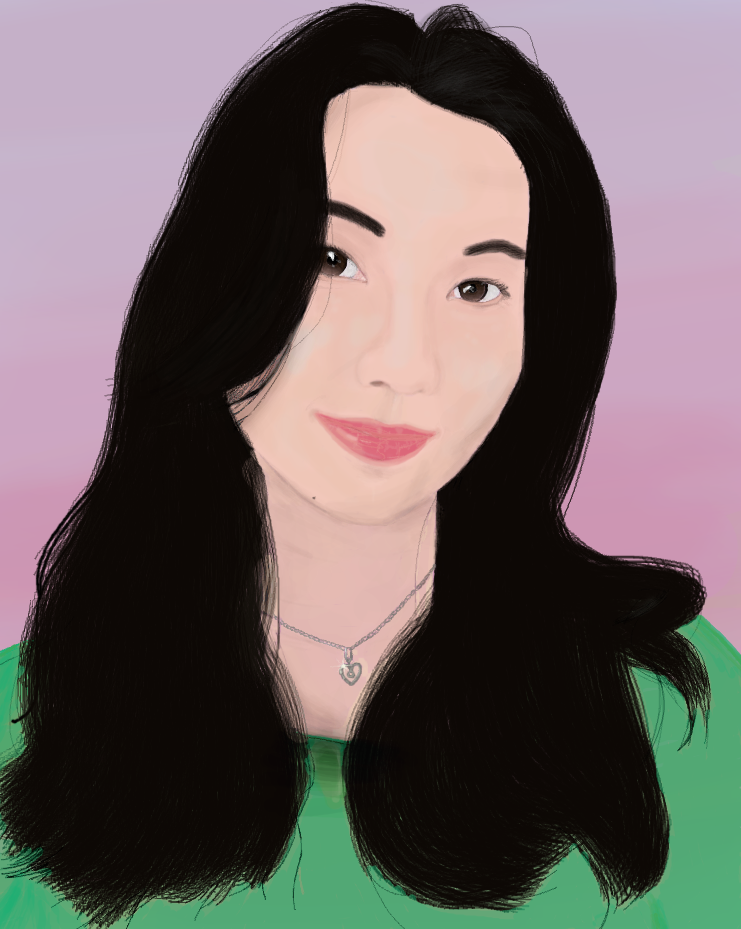
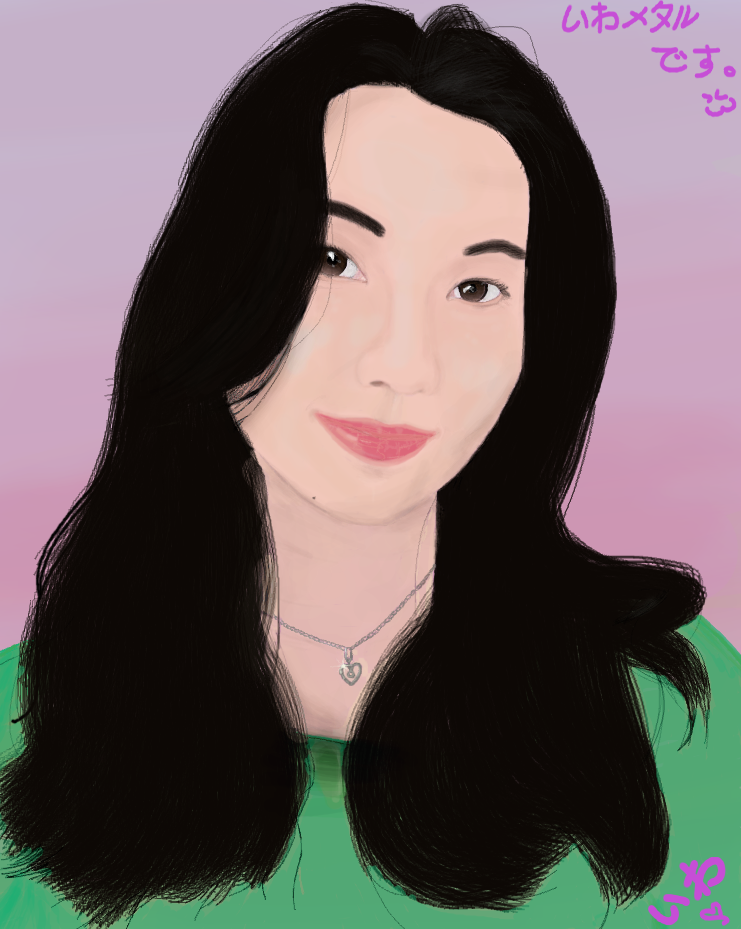
Two versions of the same layered image (741×929). Layer-by-layer changes:
added layer "sign" above "congrats" over [561,0,737,926]
painted on "line" over [355,271,455,298]
